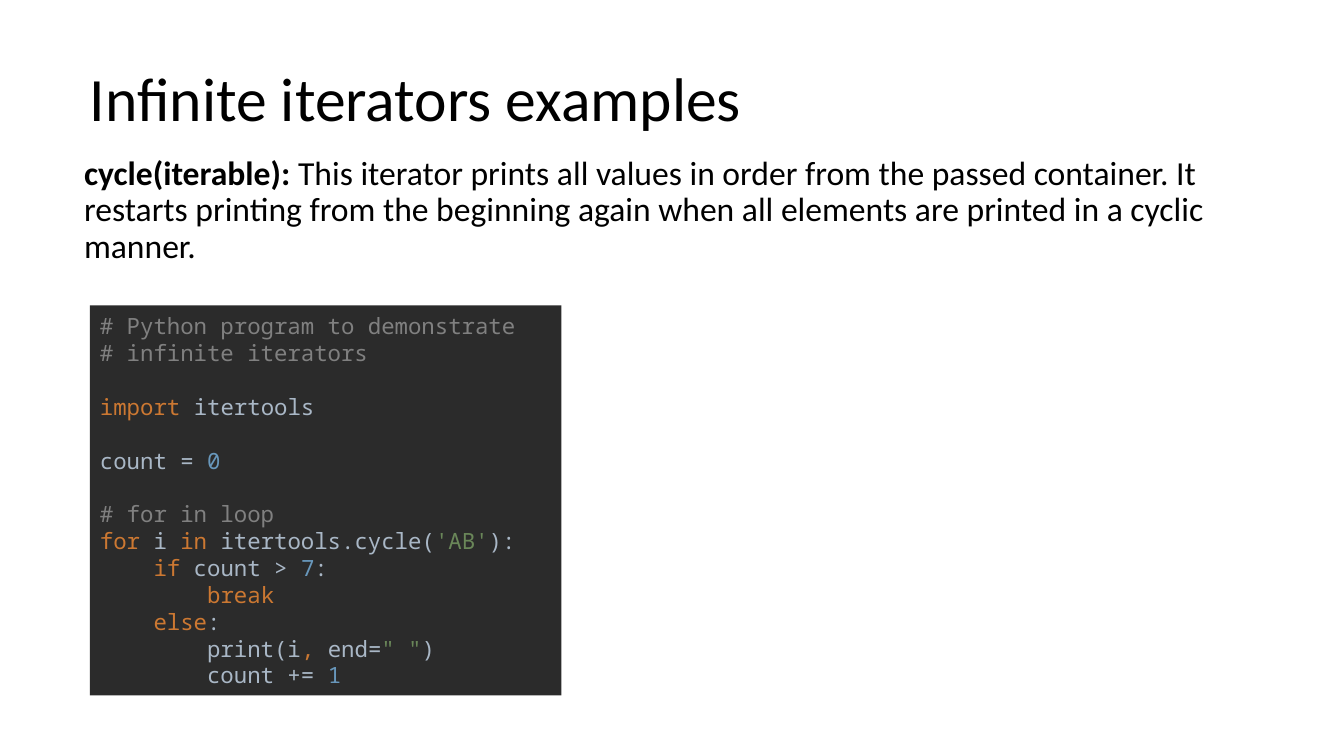
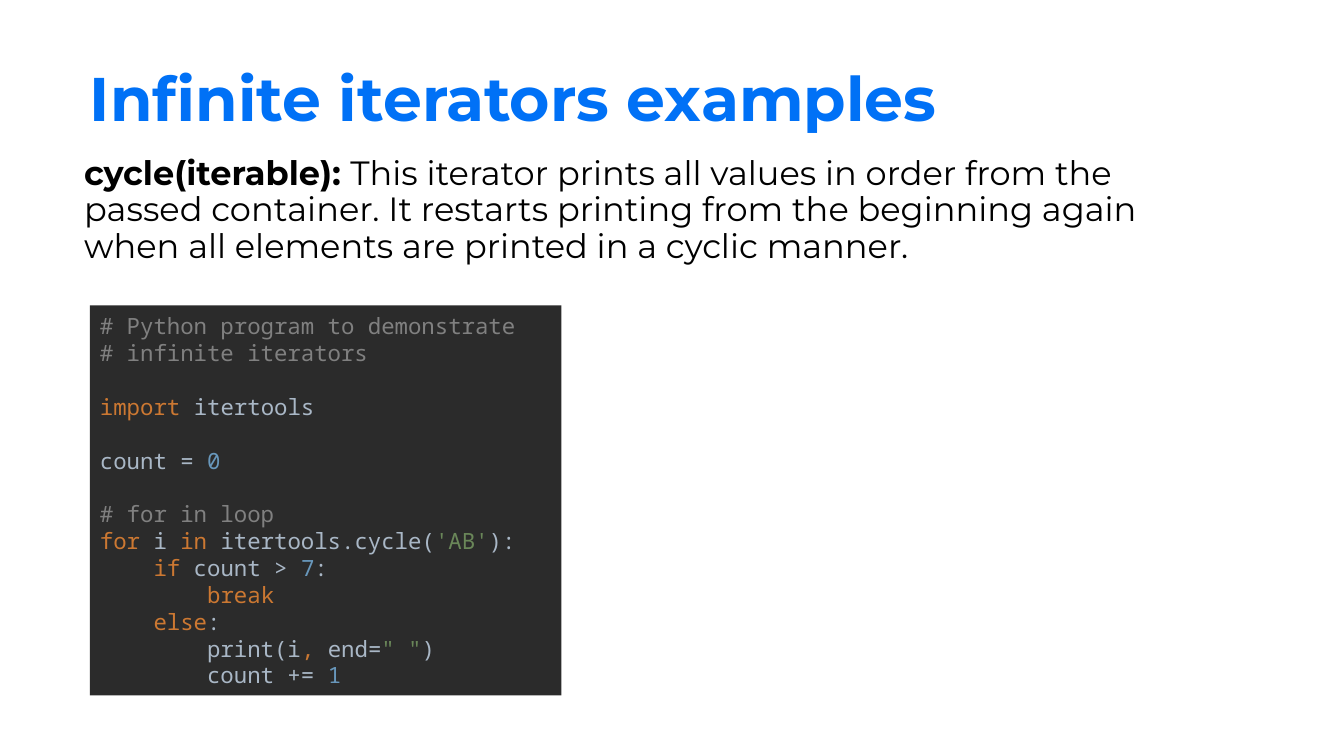
Before and after one commit to Spax04/PythonCourse, a slide deck: slide 39 of adv_new/Module 01 - Advanced technics.pptx. Drawn at 1344x756 pixels with LibreOffice and Linux fonts; fonts in the diff are those of the drawing; background and template pictures are left out. Boxes give left, top, right and bottom in pixels: in the first picture for what was removed or moved away, otherwise in the second. Text is boxed around its words. In the diff, an @@ line names an element or a change of style, - is before the commit and + after.

```diff
--- a/adv_new/Module 01 - Advanced technics.pptx
+++ b/adv_new/Module 01 - Advanced technics.pptx
@@ title "Infinite iterators examples" at <box>90,72,936,133</box>: font Calibri to Montserrat, text colour #000000 to #0071F6, bold on @@
@@ text "cycle(iterable): This iterator prints all ..." at <box>84,158,1136,265</box>: font Calibri to Montserrat @@
```
Also in this commit, not shown: 65 other slides changed, 15 other files.
